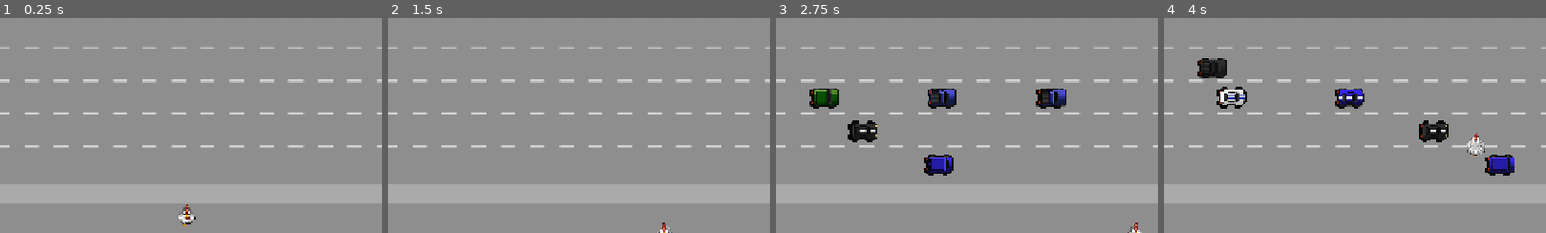
Above: before the commit, frames 1-4 (left to right).
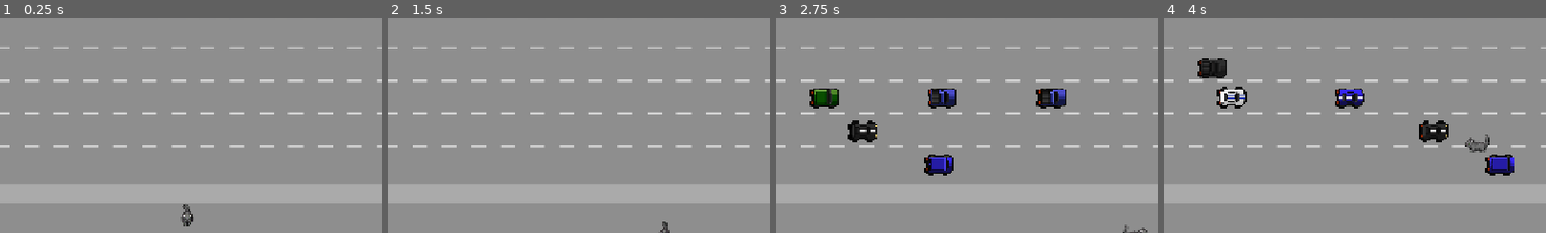
Above: after the commit, the same moments.

Repository: JgRM0/Freeway---PROJETO-UNIFOR
Game: Godot game, scene res://Cenas/main.tscn
Two runs of this game, one before a commit and one after it. Both use one fixed random seed, a clock stepped at 60 frames per second and the inputs below.
Inputs:
- Up to frame 1 (0.25 s): no input
- Up to frame 2 (1.5 s): hold Right (ui_right) 0.53-1.28 s; hold Shift (run) 0.53-1.28 s; hold Down (ui_down) from 1.28 s (still down); tap Shift (run) at 1.35 s
- Up to frame 3 (2.75 s): release Down (ui_down) at 2.03 s; hold Right (ui_right) from 2.03 s (still down); hold Shift (run) from 2.03 s (still down)
- Up to frame 4 (4 s): release Right (ui_right) at 2.78 s; release Shift (run) at 2.78 s; hold Up (ui_up) 2.78-3.53 s; tap Shift (run) at 2.85 s; hold Left (ui_left) from 3.53 s (still down); hold Shift (run) from 3.53 s (still down)
The pictures show only the part of the screen within x 26-76%, y 50-100%; the shares and areas given below are measured in that part.

The runs differ from the first frame. In frame 1, 0.3% of the frame differs, in the area x 46-52%, y 86-97%; in frame 2, 0.1%; in frame 3, 0.2%; in frame 4, 0.4%, in the area x 78-86%, y 53-64%.

Commit message:
Mudanças nos scripts e mudança total do player

Diff:
--- a/Cenas/carros.tscn
+++ b/Cenas/carros.tscn
@@ -146,12 +146,12 @@
 animation = &"carro9"
 
 [node name="colisao" type="CollisionShape2D" parent="."]
-position = Vector2(4.00001, 1.99999)
+position = Vector2(5.00001, 3.99998)
 shape = SubResource("RectangleShape2D_okc0r")
 debug_color = Color(0.136373, 0.564838, 0.842244, 0.42)
 
 [node name="notificador" type="VisibleOnScreenNotifier2D" parent="."]
-position = Vector2(4.00002, 3.99997)
+position = Vector2(5.00001, 3.99998)
 scale = Vector2(1.6831, 2.46601)
 
 [connection signal="screen_exited" from="notificador" to="." method="_on_notificador_screen_exited"]
--- a/Cenas/main.gd
+++ b/Cenas/main.gd
@@ -33,23 +33,23 @@
 func _on_player_pontua() -> void:
 	if score <= 10:
 		score += 1
-		$HUD/Placar.text = str(score)
-		$AudioPonto.play()
-		$Player.position = $Player.posicao_inicial
+		$hud/placar.text = str(score)
+		$audioPonto.play()
+		$player.position = $player.posicao_inicial
 	if score == 10:
-		$HUD/Mensagem.show()
-		$HUD/Button.show()
-		$TimerCarrosRapidos.stop()
-		$TimerCarrosLentos.stop()
-		$AudioTema.stop()
-		$AudioVitoria.play()
-		$Player.speed = 0
+		$hud/mensagem.show()
+		$hud/button.show()
+		$timerCarrosRapidos.stop()
+		$timerCarrosLentos.stop()
+		$audioTema.stop()
+		$audioVitoria.play()
+		$player.speed = 0
 
 func _on_hud_reinicia() -> void:
 	score = 0
-	$HUD/Mensagem.hide()
-	$HUD/Placar.text = str(score)
-	$HUD/Button.hide()
-	$TimerCarrosRapidos.start()
-	$TimerCarrosLentos.start()
-	$AudioTema.play()
+	$hud/mensagem.hide()
+	$hud/placar.text = str(score)
+	$hud/button.hide()
+	$timerCarrosRapidos.start()
+	$timerCarrosLentos.start()
+	$audioTema.play()
--- a/Cenas/player.gd
+++ b/Cenas/player.gd
@@ -37,13 +37,12 @@
 		$animacao.play("baixo")
 	elif velocity.y < 0:
 		$animacao.play("cima")
-	else:
-		$animacao.stop()
 	if velocity.x > 0:
 		$animacao.play("direita")
 	elif velocity.x < 0:
 		$animacao.play("esquerda")
-
+	if velocity == Vector2.ZERO:
+		$animacao.stop()
 
 
 
--- a/Cenas/player.tscn
+++ b/Cenas/player.tscn
@@ -1,25 +1,31 @@
-[gd_scene load_steps=11 format=3 uid="uid://qqwx0xktilvr"]
+[gd_scene load_steps=17 format=3 uid="uid://qqwx0xktilvr"]
 
 [ext_resource type="Script" uid="uid://dyel4aqvvjjng" path="res://Cenas/player.gd" id="1_a8sqr"]
-[ext_resource type="Texture2D" uid="uid://dmdcgdxsrb1dw" path="res://Material Freeway/Material Freeway/galinha/baixo/sprite_0.png" id="2_5ucro"]
-[ext_resource type="Texture2D" uid="uid://dk6se0try8fau" path="res://Material Freeway/Material Freeway/galinha/baixo/sprite_2.png" id="3_m8d4k"]
-[ext_resource type="Texture2D" uid="uid://b7etposhbi7aa" path="res://Material Freeway/Material Freeway/galinha/baixo/sprite_1.png" id="4_d8ni2"]
-[ext_resource type="Texture2D" uid="uid://vjbrr4741odr" path="res://Material Freeway/Material Freeway/galinha/cima/sprite_0.png" id="5_r7mo0"]
-[ext_resource type="Texture2D" uid="uid://7q6t26acgo1u" path="res://Material Freeway/Material Freeway/galinha/cima/sprite_2.png" id="6_ic6fv"]
-[ext_resource type="Texture2D" uid="uid://qrmynhkqo1m8" path="res://Material Freeway/Material Freeway/galinha/cima/sprite_1.png" id="7_mstbe"]
+[ext_resource type="Texture2D" uid="uid://diee4htp7h3sa" path="res://Material Freeway/Material Freeway/galinha/baixo/gato 10.png" id="2_bb2x8"]
+[ext_resource type="Texture2D" uid="uid://c8hkctrhx42nl" path="res://Material Freeway/Material Freeway/galinha/baixo/gato 11.png" id="3_60xba"]
+[ext_resource type="Texture2D" uid="uid://gqow6k1qukl4" path="res://Material Freeway/Material Freeway/galinha/baixo/gato 12.png" id="4_2c22q"]
+[ext_resource type="Texture2D" uid="uid://dh6dvbpv5rxq3" path="res://Material Freeway/Material Freeway/galinha/cima/gato3.png" id="5_e2nbm"]
+[ext_resource type="Texture2D" uid="uid://bm52s1g1pkwat" path="res://Material Freeway/Material Freeway/galinha/cima/gato2.png" id="6_ybr15"]
+[ext_resource type="Texture2D" uid="uid://dcx30l1bcq6ah" path="res://Material Freeway/Material Freeway/galinha/cima/gato 1.png" id="7_4q8k4"]
+[ext_resource type="Texture2D" uid="uid://dxonriluny1an" path="res://Material Freeway/Material Freeway/galinha/direita/gato 4.png" id="8_bb2x8"]
 [ext_resource type="AudioStream" uid="uid://df1uir3ef7x3b" path="res://Material Freeway/Material Freeway/sons/colide.wav" id="8_rtmnx"]
+[ext_resource type="Texture2D" uid="uid://bs8q3u3c8hqkt" path="res://Material Freeway/Material Freeway/galinha/direita/gato 5.png" id="9_60xba"]
+[ext_resource type="Texture2D" uid="uid://churo2cfbsix6" path="res://Material Freeway/Material Freeway/galinha/direita/gato 6.png" id="10_2c22q"]
+[ext_resource type="Texture2D" uid="uid://rdlp0dvsn1oa" path="res://Material Freeway/Material Freeway/galinha/esquerda/gato 7.png" id="11_bb2x8"]
+[ext_resource type="Texture2D" uid="uid://dtxmxm8n4elah" path="res://Material Freeway/Material Freeway/galinha/esquerda/gato 8.png" id="12_60xba"]
+[ext_resource type="Texture2D" uid="uid://bv54d0v11obwu" path="res://Material Freeway/Material Freeway/galinha/esquerda/gato 9.png" id="13_2c22q"]
 
 [sub_resource type="SpriteFrames" id="SpriteFrames_11qbu"]
 animations = [{
 "frames": [{
 "duration": 1.0,
-"texture": ExtResource("2_5ucro")
+"texture": ExtResource("2_bb2x8")
 }, {
 "duration": 1.0,
-"texture": ExtResource("3_m8d4k")
+"texture": ExtResource("3_60xba")
 }, {
 "duration": 1.0,
-"texture": ExtResource("4_d8ni2")
+"texture": ExtResource("4_2c22q")
 }],
 "loop": true,
 "name": &"baixo",
@@ -27,16 +33,44 @@
 }, {
 "frames": [{
 "duration": 1.0,
-"texture": ExtResource("5_r7mo0")
+"texture": ExtResource("5_e2nbm")
 }, {
 "duration": 1.0,
-"texture": ExtResource("6_ic6fv")
+"texture": ExtResource("7_4q8k4")
 }, {
 "duration": 1.0,
-"texture": ExtResource("7_mstbe")
+"texture": ExtResource("6_ybr15")
 }],
 "loop": true,
 "name": &"cima",
+"speed": 8.0
+}, {
+"frames": [{
+"duration": 1.0,
+"texture": ExtResource("8_bb2x8")
+}, {
+"duration": 1.0,
+"texture": ExtResource("9_60xba")
+}, {
+"duration": 1.0,
+"texture": ExtResource("10_2c22q")
+}],
+"loop": true,
+"name": &"direita",
+"speed": 8.0
+}, {
+"frames": [{
+"duration": 1.0,
+"texture": ExtResource("11_bb2x8")
+}, {
+"duration": 1.0,
+"texture": ExtResource("12_60xba")
+}, {
+"duration": 1.0,
+"texture": ExtResource("13_2c22q")
+}],
+"loop": true,
+"name": &"esquerda",
 "speed": 8.0
 }]
 
@@ -47,6 +81,7 @@
 script = ExtResource("1_a8sqr")
 
 [node name="animacao" type="AnimatedSprite2D" parent="."]
+position = Vector2(1, 0)
 scale = Vector2(0.3, 0.3)
 sprite_frames = SubResource("SpriteFrames_11qbu")
 animation = &"baixo"
Binary file added: Material Freeway/Material Freeway/galinha/baixo/gato 10.png
Not shown, changed: Material Freeway/Material Freeway/galinha/baixo/gato 10.png.import
Binary file added: Material Freeway/Material Freeway/galinha/baixo/gato 11.png
Not shown, changed: Material Freeway/Material Freeway/galinha/baixo/gato 11.png.import
Binary file added: Material Freeway/Material Freeway/galinha/baixo/gato 12.png
Not shown, changed: Material Freeway/Material Freeway/galinha/baixo/gato 12.png.import
Binary file removed: Material Freeway/Material Freeway/galinha/baixo/sprite_0.png
Binary file removed: Material Freeway/Material Freeway/galinha/baixo/sprite_1.png
Binary file removed: Material Freeway/Material Freeway/galinha/baixo/sprite_2.png
Binary file added: Material Freeway/Material Freeway/galinha/cima/gato 1.png
Not shown, added: Material Freeway/Material Freeway/galinha/cima/gato 1.png.import
Binary file added: Material Freeway/Material Freeway/galinha/cima/gato2.png
(and 18 more such lines)
